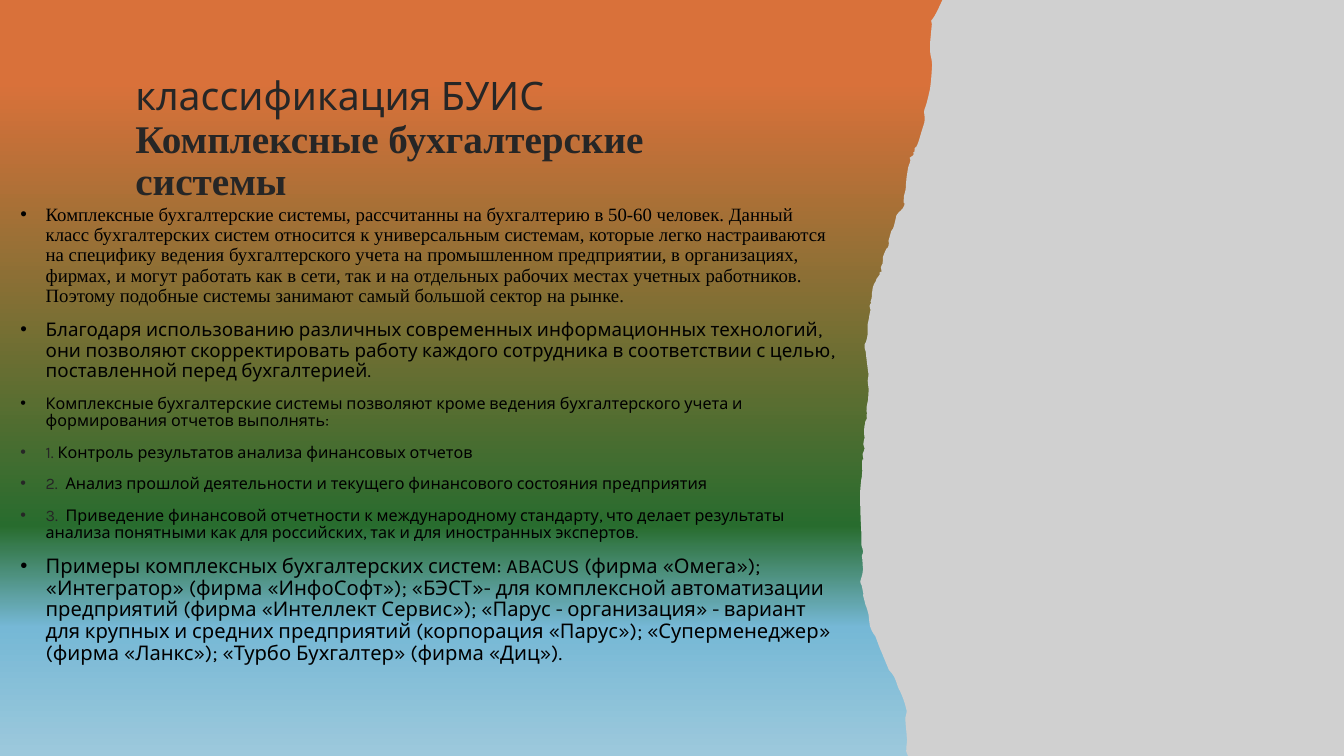
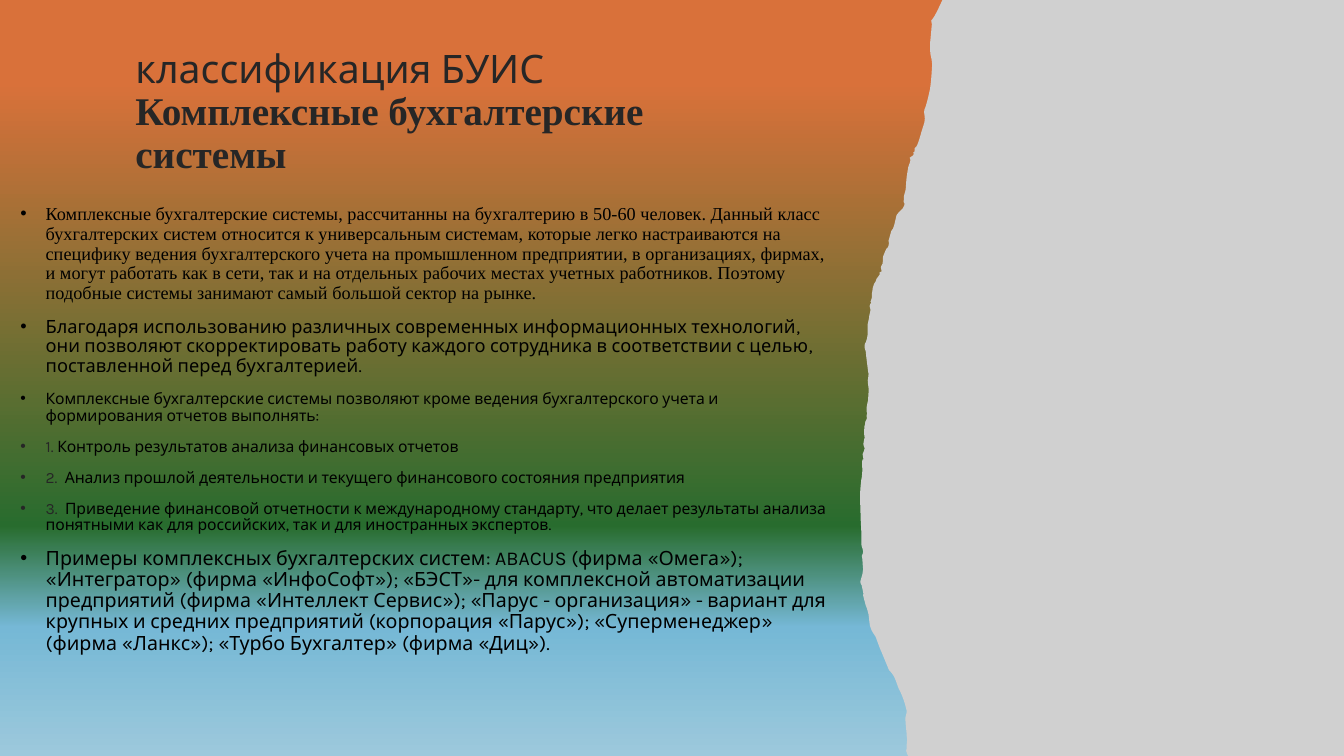
Before and after one commit to Di-Liks/Classification-of-BUIS, a slide deck: slide 8 of классификация БУИС.pptx (slide 7 before the commit). Drawn at 1344x756 pixels with LibreOffice and Linux fonts; fonts in the diff are those of the drawing; grey boxes stand for pictures. Boxes give left, top, right and bottom in pixels: in the first picture for what was removed or moved away, otherwise in the second. Text is boxed around its words. In the diff, an @@ line names an element or a change of style, - is before the commit and + after.

```diff
--- a/классификация БУИС.pptx
+++ b/классификация БУИС.pptx
@@ title "классификация БУИС Комплексные бухгалтерские системы": place and size @@
-title "классификация БУИС Комплексные бухгалтерские системы" at bbox=[135, 80, 643, 196]
+title "классификация БУИС Комплексные бухгалтерские системы" at bbox=[135, 53, 643, 169]
@@ text "Комплексные бухгалтерские системы, рассчитанны на ..." at bbox=[46, 207, 826, 655]: size 13.4 to 13.1 pt in "Комплексные бухгалтерские системы, рассчитанны на бухгалтери ...", "Благодаря использованию различных современных информационных ..."; size 11.5 to 11.2 pt in "Комплексные бухгалтерские системы позволяют кроме ведения бу ...", "1. Контроль результатов анализа финансовых отчетов", "2. Анализ прошлой деятельности и текущего финансового ...", "3. Приведение финансовой отчетности к международному стандар ..."; size 14.4 to 14 pt in "Примеры комплексных бухгалтерских систем: ABACUS (фирма «Оме ..." @@
```
Also in this commit, not shown: 6 other slides changed, 2 slides added.
